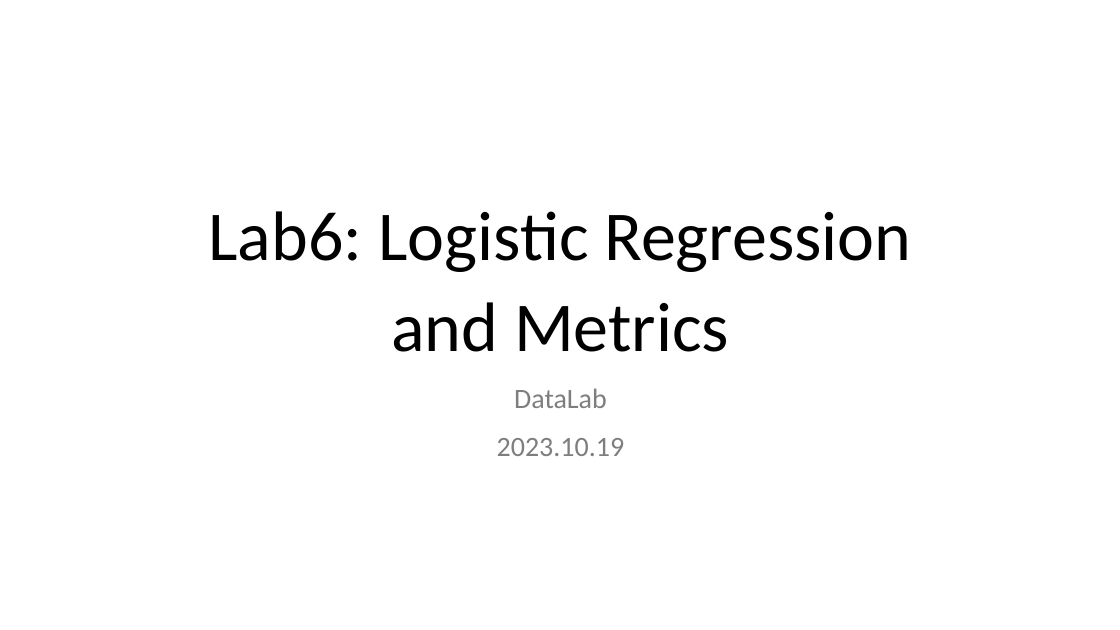
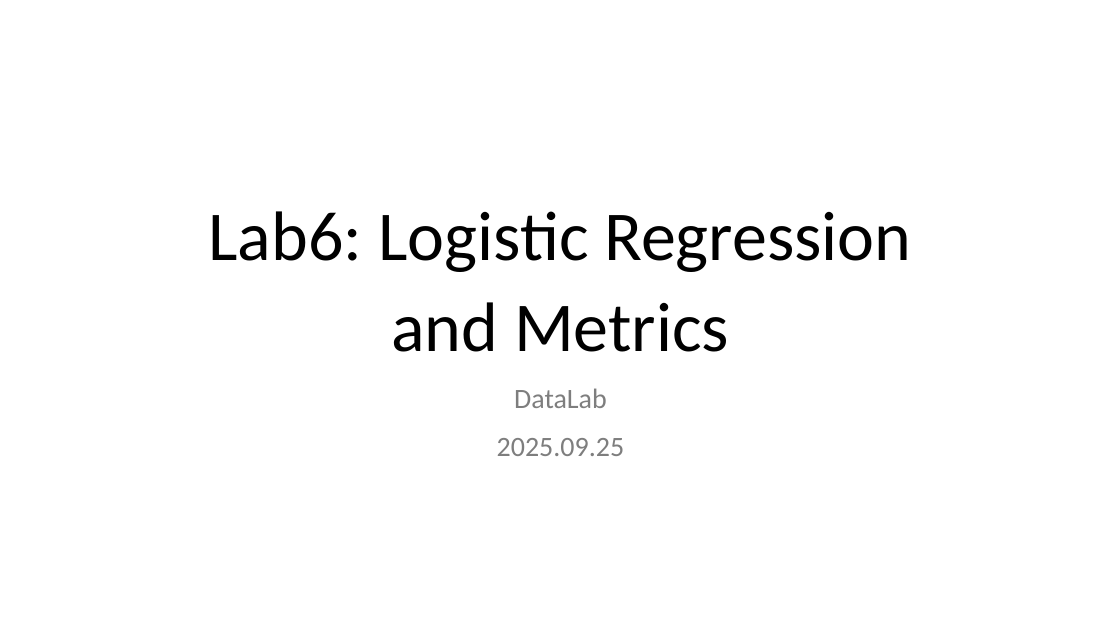
Before and after one commit to nthu-datalab/ml, a slide deck: slide 1 of labs/06_Logistic-Regression_Metrics/06_Logistic-Regression_Metrics.pptx. Drawn at 1120x630 pixels with LibreOffice and Linux fonts; fonts in the diff are those of the drawing. Boxes give left, top, right and bottom in pixels: in the first picture for what was removed or moved away, otherwise in the second. Text is boxed around its words. In the diff, an @@ line names an element or a change of style, - is before the commit and + after.

```diff
--- a/labs/06_Logistic-Regression_Metrics/06_Logistic-Regression_Metrics.pptx
+++ b/labs/06_Logistic-Regression_Metrics/06_Logistic-Regression_Metrics.pptx
@@ title at (x1=497, y1=438, x2=625, y2=456): text changed @@
-2023.10.19
+2025.09.25
```
Also in this commit, not shown: 4 other files.
